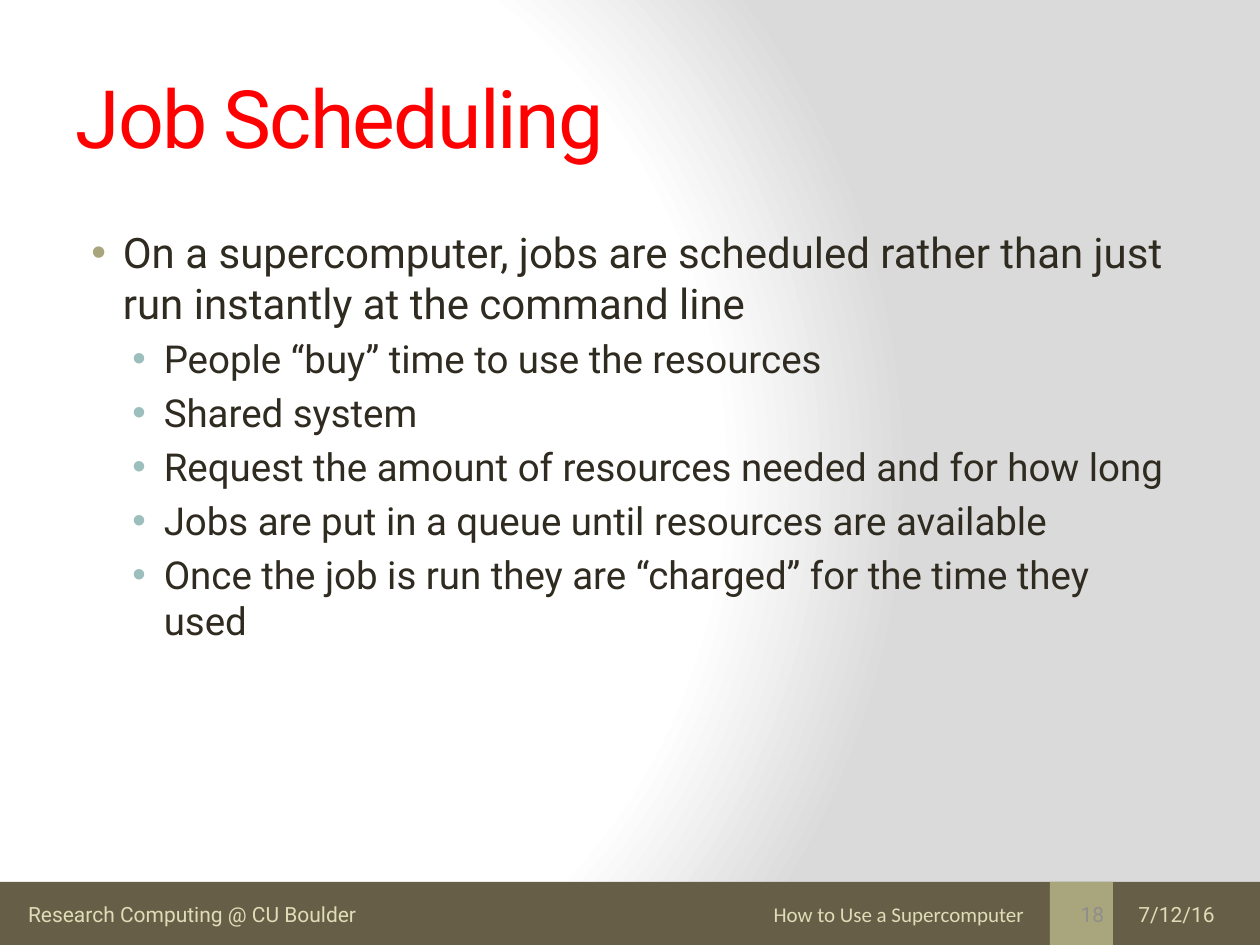
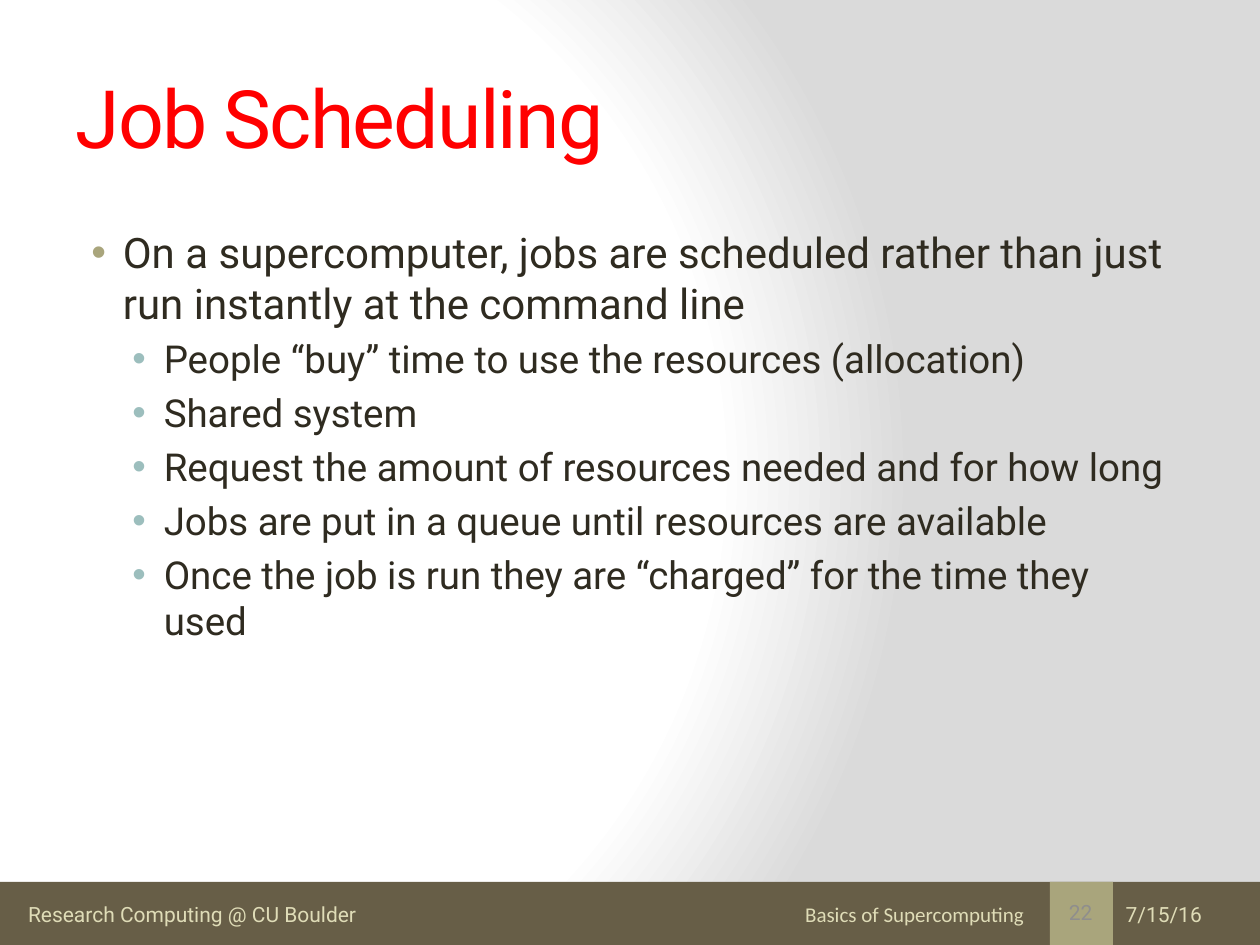
Before and after one commit to kkwinner/Final_Tutorials, a slide deck: slide 22 of Basics_Supercomputing/what_is_supercomputer.pptx (slide 18 before the commit). Drawn at 1260x945 pixels with LibreOffice and Linux fonts; fonts in the diff are those of the drawing. Boxes give left, top, right and bottom in pixels: in the first picture for what was removed or moved away, otherwise in the second. Text is boxed around its words. In the diff, an @@ line names an element or a change of style, - is before the commit and + after.

Commit message:
Updated talks for 2016 Basics Workshop

```diff
--- a/Basics_Supercomputing/what_is_supercomputer.pptx
+++ b/Basics_Supercomputing/what_is_supercomputer.pptx
@@ text at <box>164,342,1025,382</box>: text changed @@
-  • People “buy” time to use the resources
+  • People “buy” time to use the resources (allocation)
@@ text at <box>805,907,1024,926</box>: text changed @@
-How to Use a Supercomputer
+Basics of Supercomputing
@@ text at <box>1126,907,1202,923</box>: text changed @@
-7/12/16
+7/15/16
```
Also in this commit, not shown: 24 other slides changed, 10 slides added, 1 slide removed, 2 other files.
